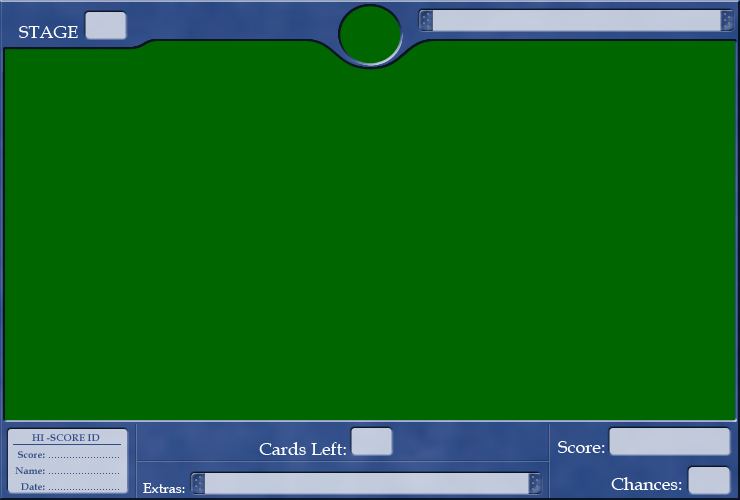
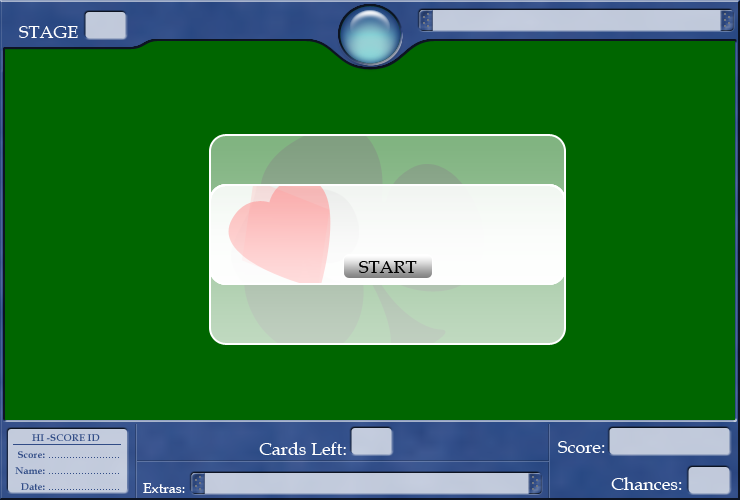
The second 740×500 image is a revision of the first. Changes to its layers:
showed group "Group 8" (2 layers) over bbox(344, 255, 432, 278)
showed group "Group 7 copy" (3 layers) over bbox(211, 186, 564, 283)
showed group "Group 7 copy 2" (3 layers) over bbox(211, 186, 564, 283)
showed group "Group 7" (2 layers) over bbox(211, 186, 564, 283)
showed group "Group 6" (2 layers) over bbox(211, 136, 564, 343)
showed "Shape 2" over bbox(340, 6, 401, 64)
